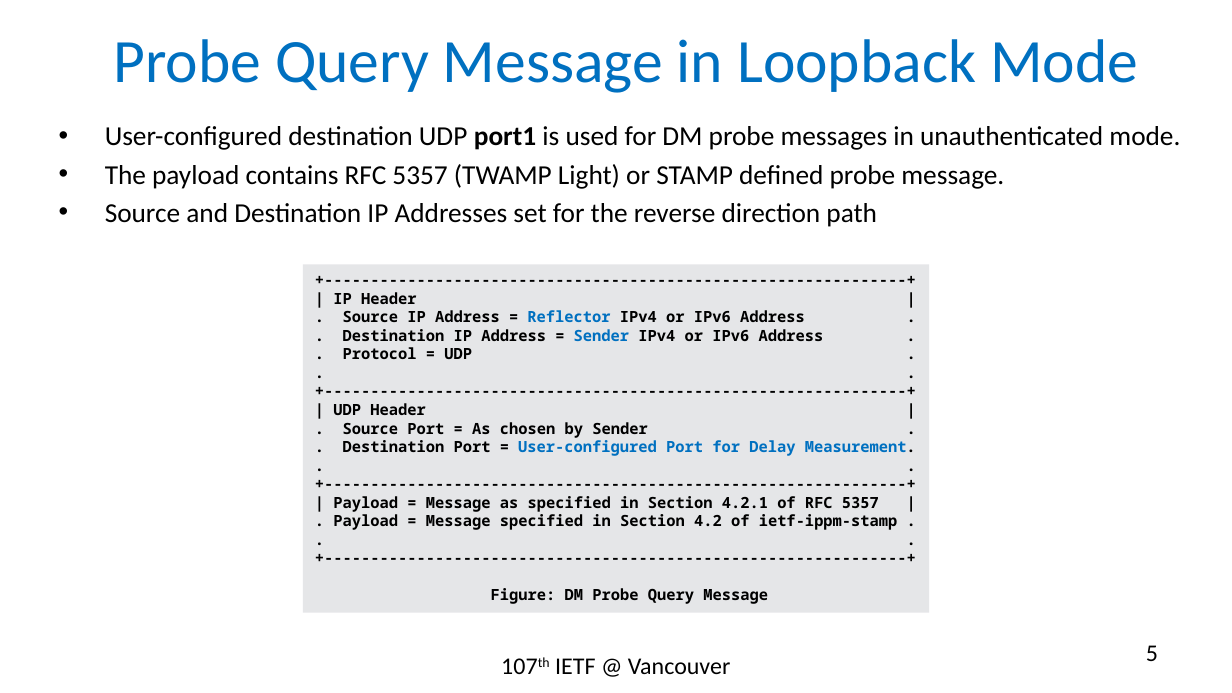
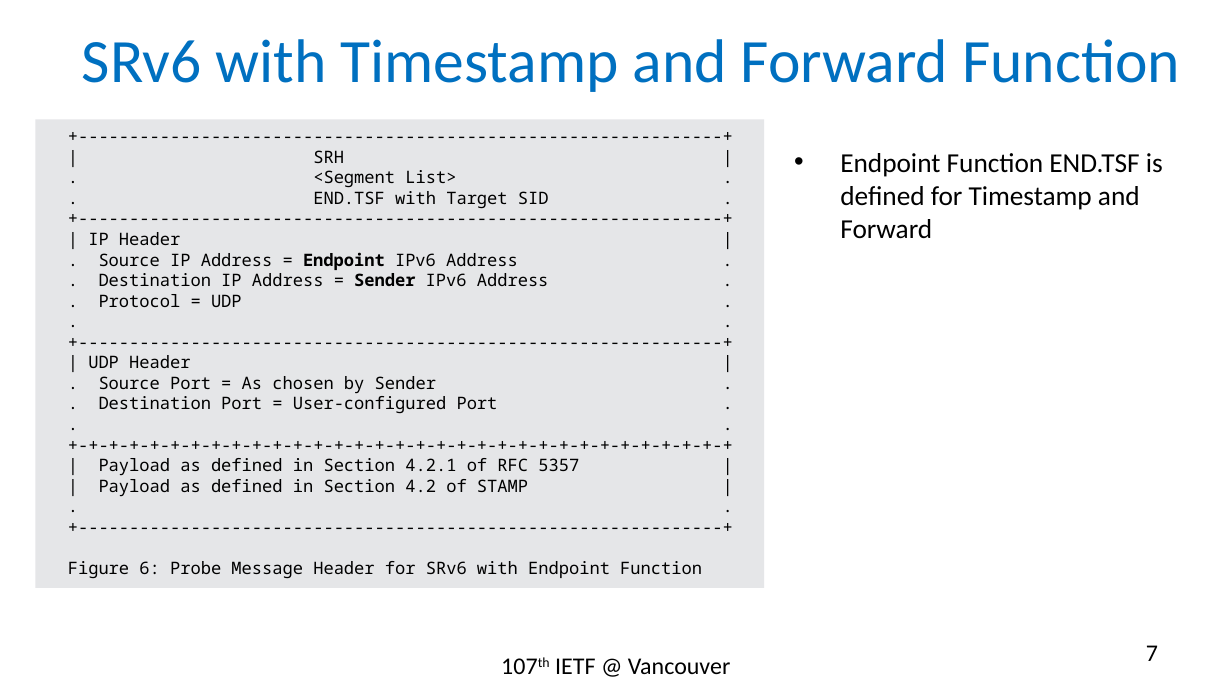
Before and after one commit to rakgandhi/ietf-slides, a slide deck: slide 7 of draft-gandhi-spring-sr-enhanced-plm-00.pptx (slide 5 before the commit). Drawn at 1232x693 pixels with LibreOffice and Linux fonts; fonts in the diff are those of the drawing. Boxes give left, top, right and bottom in pixels: in the first picture for what was removed or moved away, otherwise in the second. Text is boxed around its words. In the diff, an @@ line names an element or a change of style, - is before the commit and + after.

```diff
--- a/draft-gandhi-spring-sr-enhanced-plm-00.pptx
+++ b/draft-gandhi-spring-sr-enhanced-plm-00.pptx
@@ title at (x1=82, y1=39, x2=1180, y2=92): text changed @@
-Probe Query Message in Loopback Mode
+SRv6 with Timestamp and Forward Function
@@ rectangle "+----------------------------------------------------------- ..." resized from (x1=303, y1=265, x2=929, y2=614) to (x1=36, y1=120, x2=765, y2=588) @@
@@ text removed at (x1=105, y1=126, x2=1180, y2=227) @@
-• User-configured destination UDP port1 is used for DM probe messages in unauthenticated mode.
-• The payload contains RFC 5357 (TWAMP Light) or STAMP defined probe message.
-• Source and Destination IP Addresses set for the reverse direction path
@@ text in rectangle at (x1=313, y1=150, x2=549, y2=209): paragraphs added @@
++---------------------------------------------------------------+
+| SRH |
+. <Segment List> .
+. END.TSF with Target SID .
@@ text added at (x1=840, y1=153, x2=1163, y2=239), 16 pt, text #000000 @@
+• Endpoint Function END.TSF is defined for Timestamp and Forward
@@ text in rectangle at (x1=88, y1=232, x2=436, y2=394): size 9 to 10 pt, bold off in "+----------------------------------------------------------- ...", "| IP Header |", ". Protocol = UDP .", ". ." and 5 more places @@
@@ text in rectangle at (x1=99, y1=252, x2=549, y2=286): text changed; size 9 to 10 pt; bold off @@
-. Source IP Address = Reflector IPv4 or IPv6 Address .
-. Destination IP Address = Sender IPv4 or IPv6 Address .
+. Source IP Address = Endpoint IPv6 Address .
+. Destination IP Address = Sender IPv6 Address .
@@ text in rectangle at (x1=99, y1=396, x2=579, y2=496): text changed; size 9 to 10 pt; text colour #0070C0 to #000000; bold off @@
-. Destination Port = User-configured Port for Delay Measurement.
+. Destination Port = User-configured Port .
+. .
++-+-+-+-+-+-+-+-+-+-+-+-+-+-+-+-+-+-+-+-+-+-+-+-+-+-+-+-+-+-+-+-+
+| Payload as defined in Section 4.2.1 of RFC 5357 |
+| Payload as defined in Section 4.2 of STAMP |
@@ text in rectangle at (x1=68, y1=561, x2=702, y2=579): text changed; size 9 to 10 pt; bold off @@
-| Payload = Message as specified in Section 4.2.1 of RFC 5357 |
-. Payload = Message specified in Section 4.2 of ietf-ippm-stamp .
-. .
-+---------------------------------------------------------------+
-Figure: DM Probe Query Message
+Figure 6: Probe Message Header for SRv6 with Endpoint Function
@@ page number at (x1=1146, y1=645, x2=1158, y2=661): text changed @@
-5
+7
```
Also in this commit, not shown: 4 other slides changed, 1 slide added, 1 slide removed.
